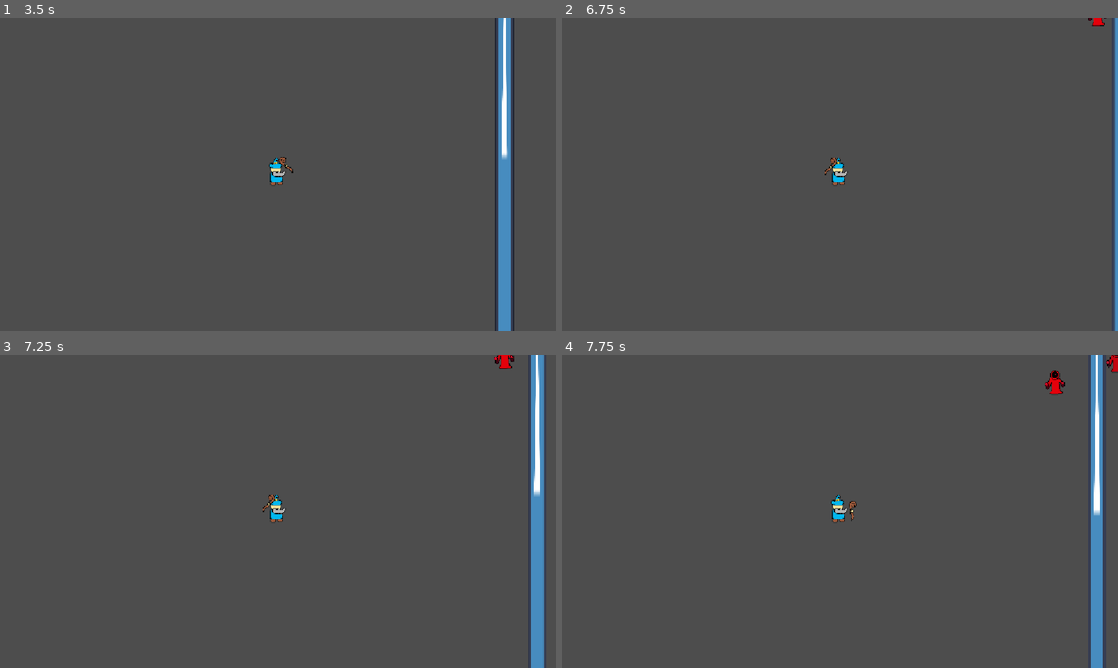
Above: before the commit, frames 1-4 (two rows, left to right).
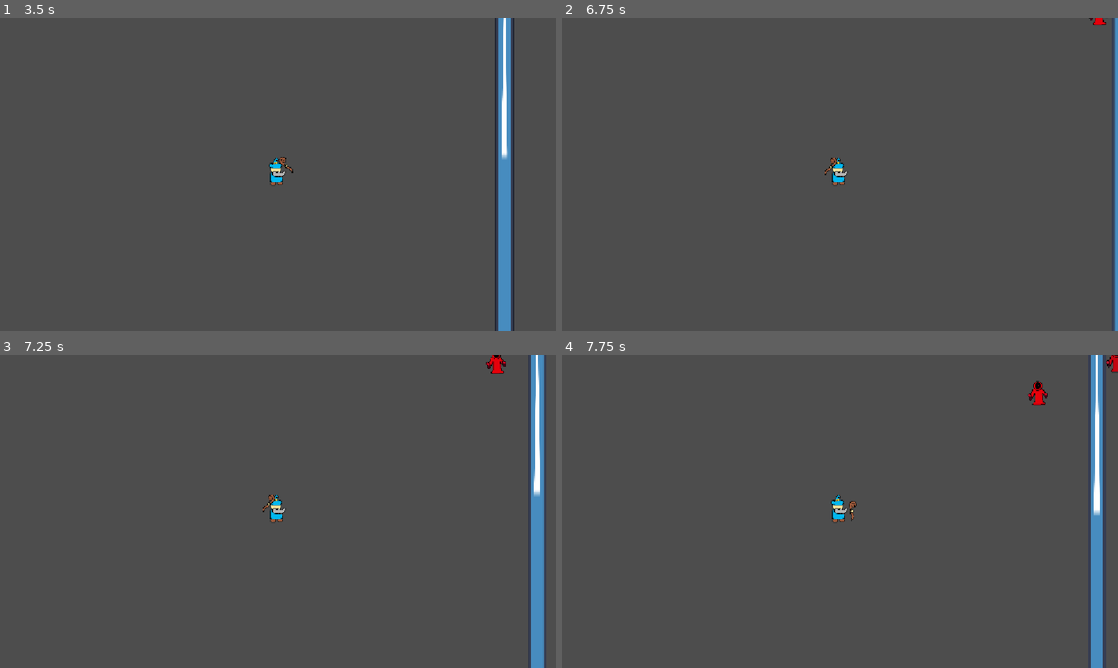
Above: after the commit, the same moments.

Repository: LeyuDing/SteelHacks2026
Game: Godot game, scene res://Scenes/main_menu.tscn
Same seed, same stepped clock (60 frames per second), same inputs: the game is played once before the commit and once after it. The engine's default icon, where the game draws it, is replaced by a stand-in: a white triangle on a blue panel in a dark square.
Inputs (mouse positions are in pixels of both pictures, inside the frame that each line leads up to):
- Up to frame 1 (3.5 s): click "Start" at 0.5 s; tap Enter at 1.25 s; move the mouse to (400, 158) at 1.27 s; hold Right (ui_right) 1.28-2.03 s; move the mouse to (166, 190) at 2.02 s; hold Down (ui_down) 2.03-2.78 s; tap Space at 2.75 s; move the mouse to (333, 105) at 2.77 s; hold Right (ui_right) from 2.78 s (still down)
- Up to frame 2 (6.75 s): move the mouse to (812, 237) at 3.52 s; release Right (ui_right) at 3.53 s; hold Up (ui_up) 3.53-4.28 s; move the mouse to (1006, 221) at 4.27 s; hold Left (ui_left) 4.28-5.78 s; move the mouse to (673, 127) at 5.02 s; move the mouse to (867, 174) at 5.77 s; hold Down (ui_down) 5.78-6.53 s; tap Enter at 6.5 s; move the mouse to (756, 96) at 6.52 s; hold Right (ui_right) from 6.53 s (still down)
- Up to frame 3 (7.25 s): keep holding Right (ui_right)
- Up to frame 4 (7.75 s): move the mouse to (962, 495) at 7.27 s; release Right (ui_right) at 7.28 s; hold Up (ui_up) from 7.28 s (still down)

Frame 1 is identical in both runs. In frame 2, less than 0.1% of the frame differs, in the area x 94-98%, y 0-3%; in frame 3, 0.2%; in frame 4, 0.3%, in the area x 83-91%, y 4-16%.

Commit message:
Actually pushing attacks

Diff:
--- a/Scenes/exp_drop.gd
+++ /dev/null
@@ -1,7 +0,0 @@
-extends Sprite2D
-
-
-
-func _on_area_2d_body_entered(body: Node2D) -> void:
-	body.get_parent().exp += 1
-	queue_free()
--- a/Scenes/exp_drop.tscn
+++ b/Scenes/exp_drop.tscn
@@ -1,7 +1,7 @@
 [gd_scene format=3 uid="uid://h6x6sjpq64nw"]
 
 [ext_resource type="Texture2D" uid="uid://528og3rokxnr" path="res://icon.svg" id="1_8utff"]
-[ext_resource type="Script" uid="uid://255jqfe438ae" path="res://Scenes/exp_drop.gd" id="2_i8c68"]
+[ext_resource type="Script" uid="uid://255jqfe438ae" path="res://Scripts/exp_drop.gd" id="2_i8c68"]
 
 [sub_resource type="CircleShape2D" id="CircleShape2D_ia7du"]
 
--- a/Scenes/test_enemy.tscn
+++ b/Scenes/test_enemy.tscn
@@ -7,7 +7,6 @@
 
 [node name="TestEnemy" type="CharacterBody2D" unique_id=273263959]
 collision_layer = 5
-collision_mask = 3
 script = ExtResource("1_bs22l")
 
 [node name="CollisionShape2D" type="CollisionShape2D" parent="." unique_id=474630602]
@@ -24,4 +23,8 @@
 wait_time = 0.1
 autostart = true
 
+[node name="AttackTimer" type="Timer" parent="." unique_id=1053247124]
+one_shot = true
+autostart = true
+
 [connection signal="timeout" from="Timer" to="." method="_on_timer_timeout"]
--- a/Scripts/character_body_2d.gd
+++ b/Scripts/character_body_2d.gd
@@ -2,12 +2,17 @@
 
 
 const SPEED = 300.0
+
+@export var HP = 10.0
 
 func _onready():
 	# Makes the camera attach to the player the main one
 	$Camera2D.make_current()
 
 func _physics_process(delta: float) -> void:
+
+	if (HP == 0):
+		get_tree().paused = true
 
 	# Get the input direction and handle the movement/deceleration.
 	# As good practice, you should replace UI actions with custom gameplay actions.
@@ -22,3 +27,6 @@
 		velocity.y = move_toward(velocity.y, 0, SPEED)
 
 	move_and_slide()
+
+func take_damage(damage : int):
+	HP -= damage
--- a/Scripts/test_enemy.gd
+++ b/Scripts/test_enemy.gd
@@ -1,17 +1,18 @@
 extends CharacterBody2D
 
-@export var SPEED : float = 150.0
+@export var SPEED : float = 300.0
 
 @export var HP : float = 10.0
 
 @onready var player =  get_parent().get_parent().get_node("PlayerCharacter")
 @onready var navAgent = $NavigationAgent2D
+@onready var timer = $AttackTimer
+@onready var attack = preload("res://Scenes/attack.tscn")
 
 const exp = preload("res://Scenes/exp_drop.tscn")
 
 func _ready():
 	modulate = Color(randf(), randf(), randf(), 1.0)
-	make_path()
 
 func _physics_process(delta: float) -> void:
 
@@ -20,6 +21,18 @@
 		expDrop.global_position = global_position
 		get_parent().add_child(expDrop)
 		queue_free()
+
+	var distance_to_player = global_position.distance_to(player.global_position)
+
+	# Close enough to attack
+	if distance_to_player <= 200:
+		velocity = Vector2.ZERO
+
+		if timer.time_left == 0:
+			attack_player()
+
+		return
+
 
 	var direction = to_local(navAgent.get_next_path_position()).normalized()
 	velocity = direction * SPEED
@@ -32,5 +45,13 @@
 func take_damage(damage : int):
 	HP -= damage
 
+func attack_player():
+	timer.start(1)
+
+	var attack_instance = attack.instantiate()
+	attack_instance.global_position = global_position
+	attack_instance.look_at(player.global_position)
+	get_parent().add_child(attack_instance)
+
 func _on_timer_timeout() -> void:
 	make_path()
Not shown, changed: Assets/walls/pixil-frame-0 (2).png.import
Not shown, removed: Scenes/exp_drop.gd.uid
